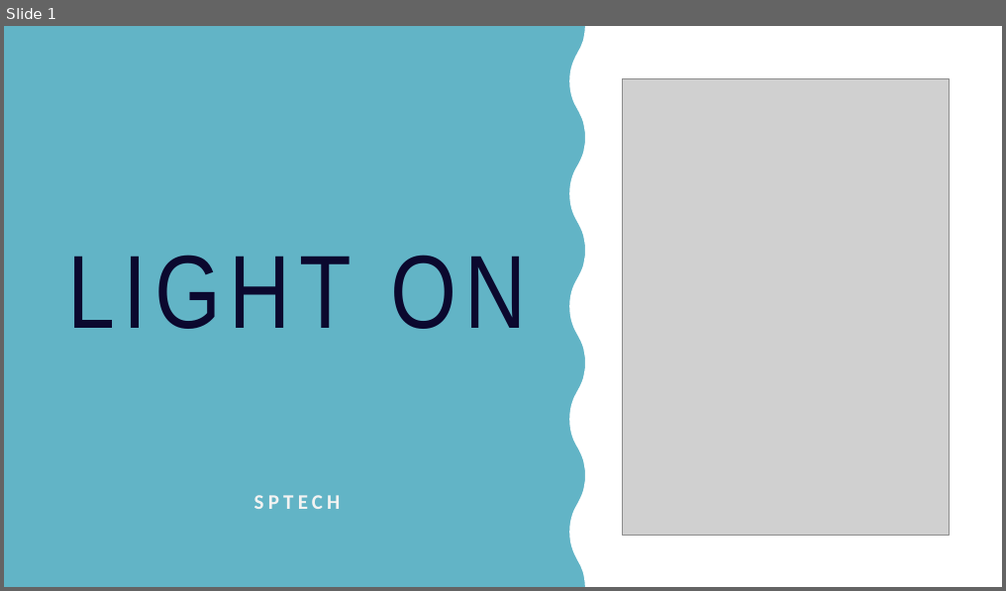
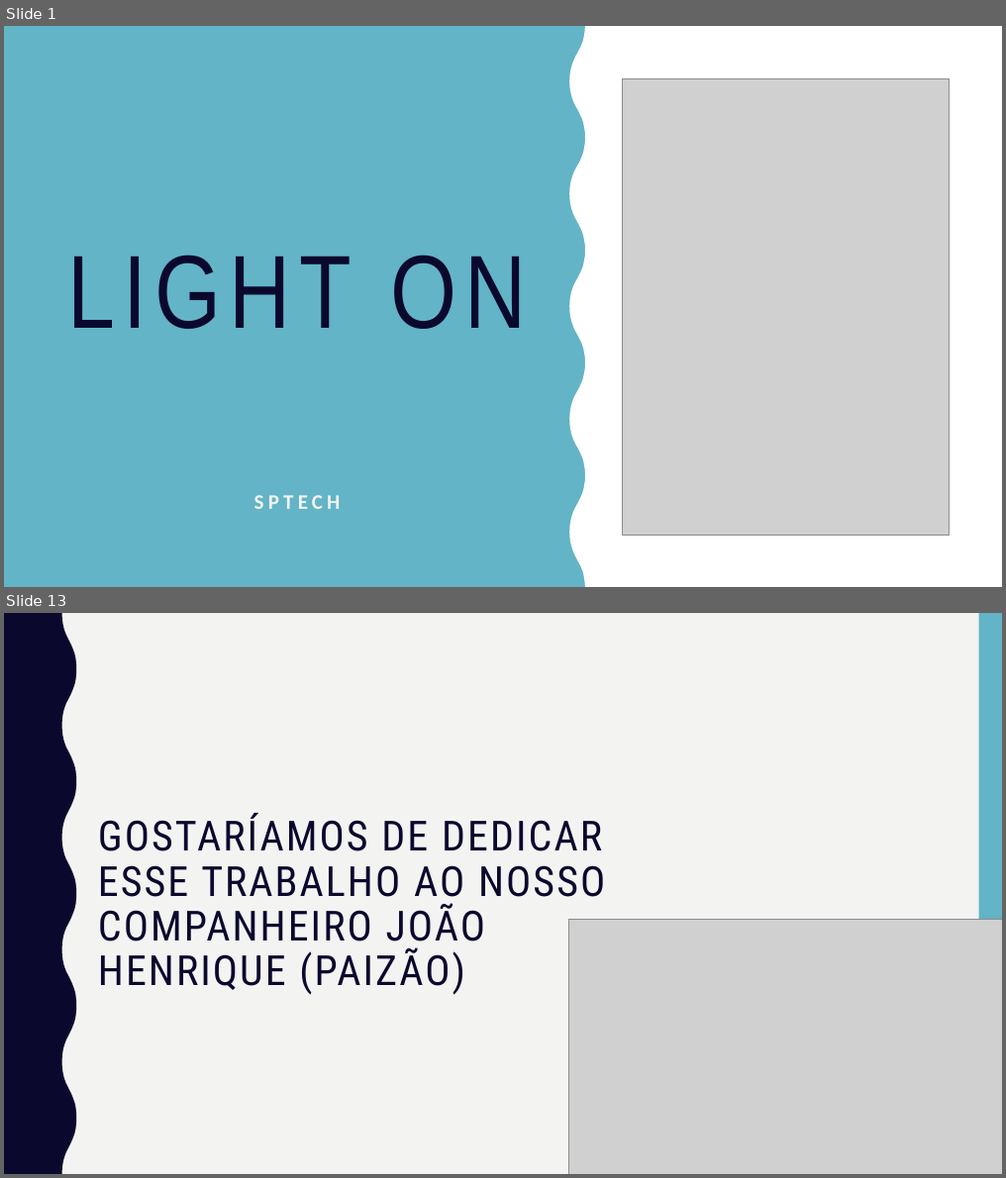
Before and after one commit to caiqueoak03/Projeto-PI, a slide deck: Documentação/Light ON.pptx. Shown one above the other, each under a label of ours: slide 1 before the commit, slides 1 and 13 after it; the slides between them are not shown. The pictures are 1006x591 and 1006x1178 pixels, drawn with LibreOffice and Linux fonts; fonts in the diff are those of the drawing; grey boxes stand for pictures. Boxes give left, top, right and bottom in pixels: in the first picture for what was removed or moved away, otherwise in the second. Text is boxed around its words. In the diff, an @@ line names an element or a change of style, - is before the commit and + after.

```diff
--- a/Documentação/Light ON.pptx
+++ b/Documentação/Light ON.pptx
@@ slide 13 added at (x1=4, y1=613, x2=1002, y2=1174), background #F3F3F2 @@
@@ freeform shape added at (x1=4, y1=613, x2=76, y2=1174), fill #0B082E @@
@@ rectangle added at (x1=979, y1=613, x2=1002, y2=1174), fill #62B4C6 @@
@@ title added at (x1=98, y1=813, x2=605, y2=995), 40 pt, text #0B082E @@
+GOSTARÍAMOS DE DEDICAR ESSE TRABALHO AO NOSSO COMPANHEIRO JOÃO HENRIQUE (PAIZÃO)
@@ picture added at (x1=569, y1=919, x2=1002, y2=1174) @@
```
Also in this commit, not shown: 11 other slides added, 8 slides removed, 1 other file.
